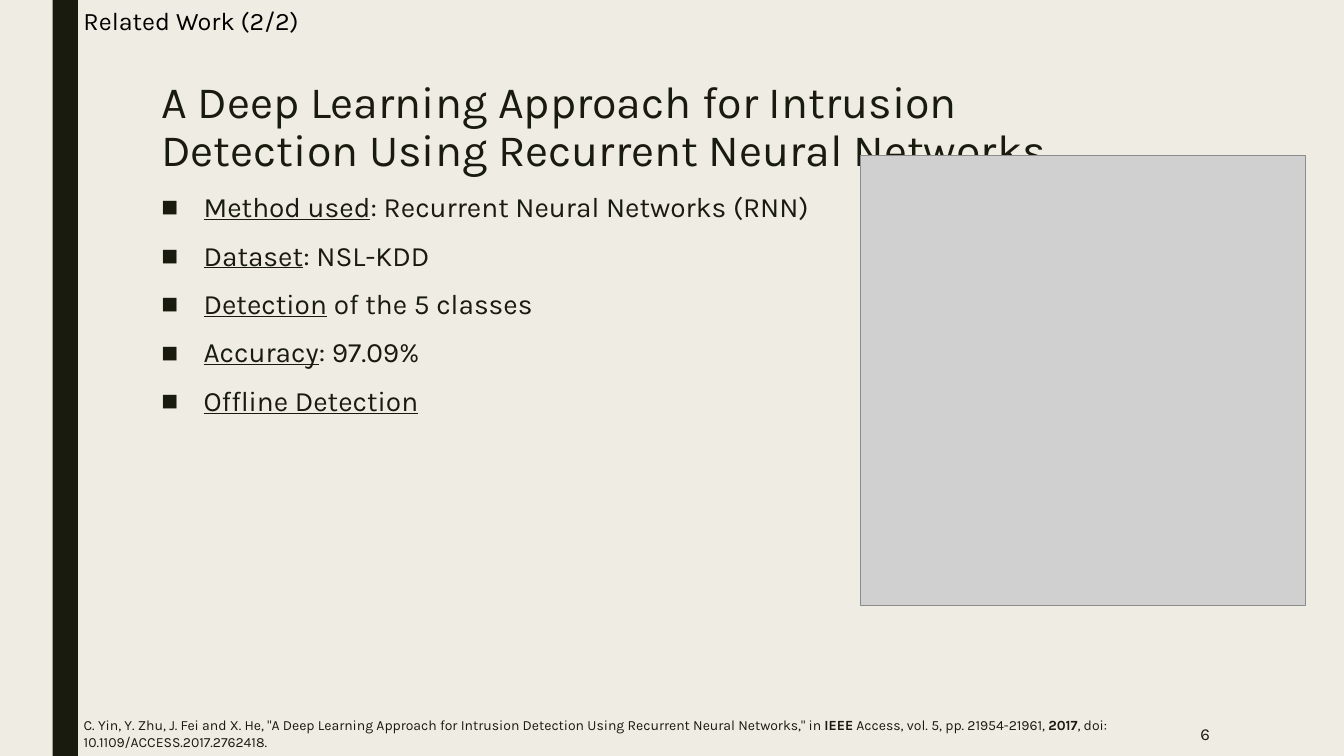
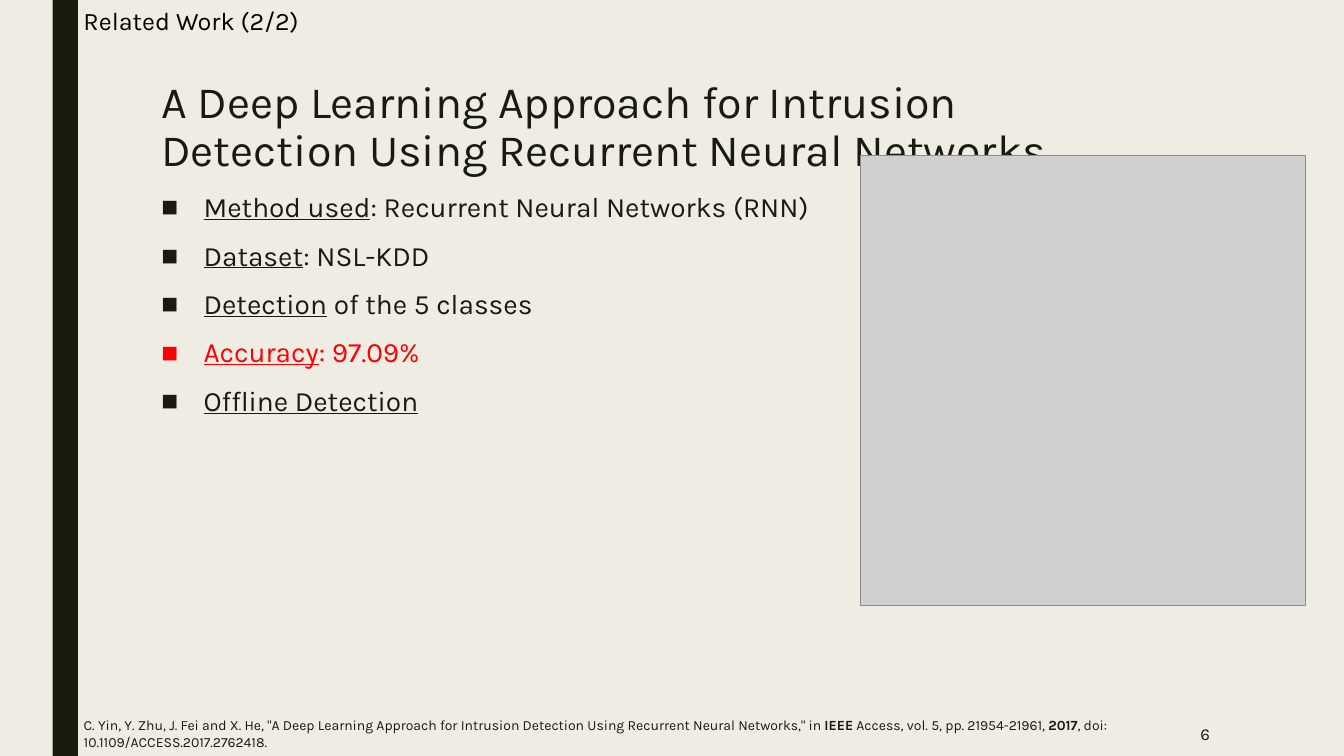
Before and after one commit to mohab-sameh/Anomaly-Based-IDS-Workbench, a slide deck: slide 6 of Presentations/Enhanced intrusion detection system with deep learning.pptx. Drawn at 1344x756 pixels with LibreOffice and Linux fonts; fonts in the diff are those of the drawing; grey boxes stand for pictures. Boxes give left, top, right and bottom in pixels: in the first picture for what was removed or moved away, otherwise in the second. Text is boxed around its words. In the diff, an @@ line names an element or a change of style, - is before the commit and + after.

```diff
--- a/Presentations/Enhanced intrusion detection system with deep learning.pptx
+++ b/Presentations/Enhanced intrusion detection system with deep learning.pptx
@@ text at [204, 344, 420, 369]: text colour #191B0E to #FF0000 in "Accuracy: 97.09%" @@
```
Also in this commit, not shown: 10 other slides changed, 4 slides added, 4 other files.
